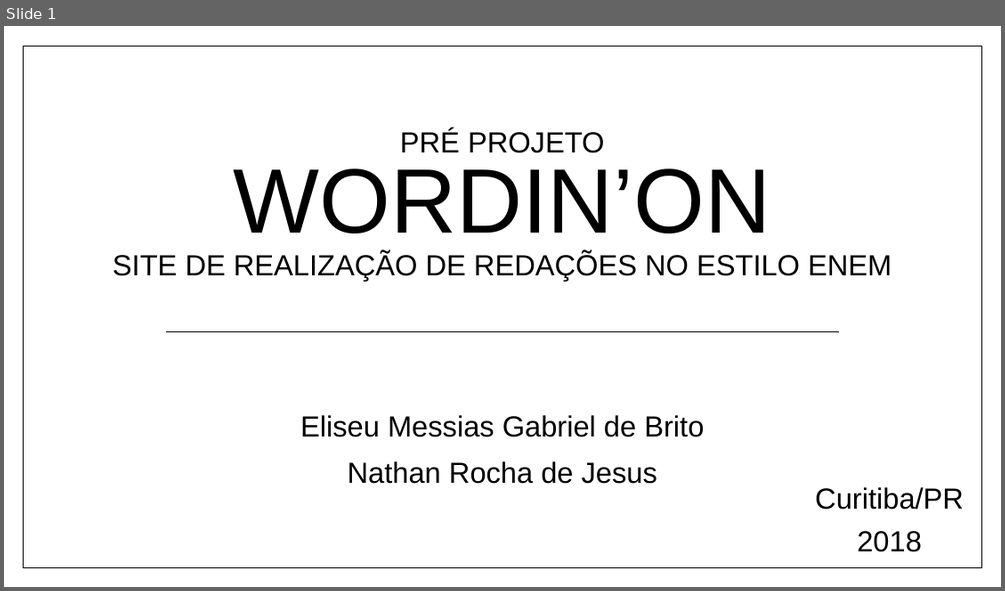
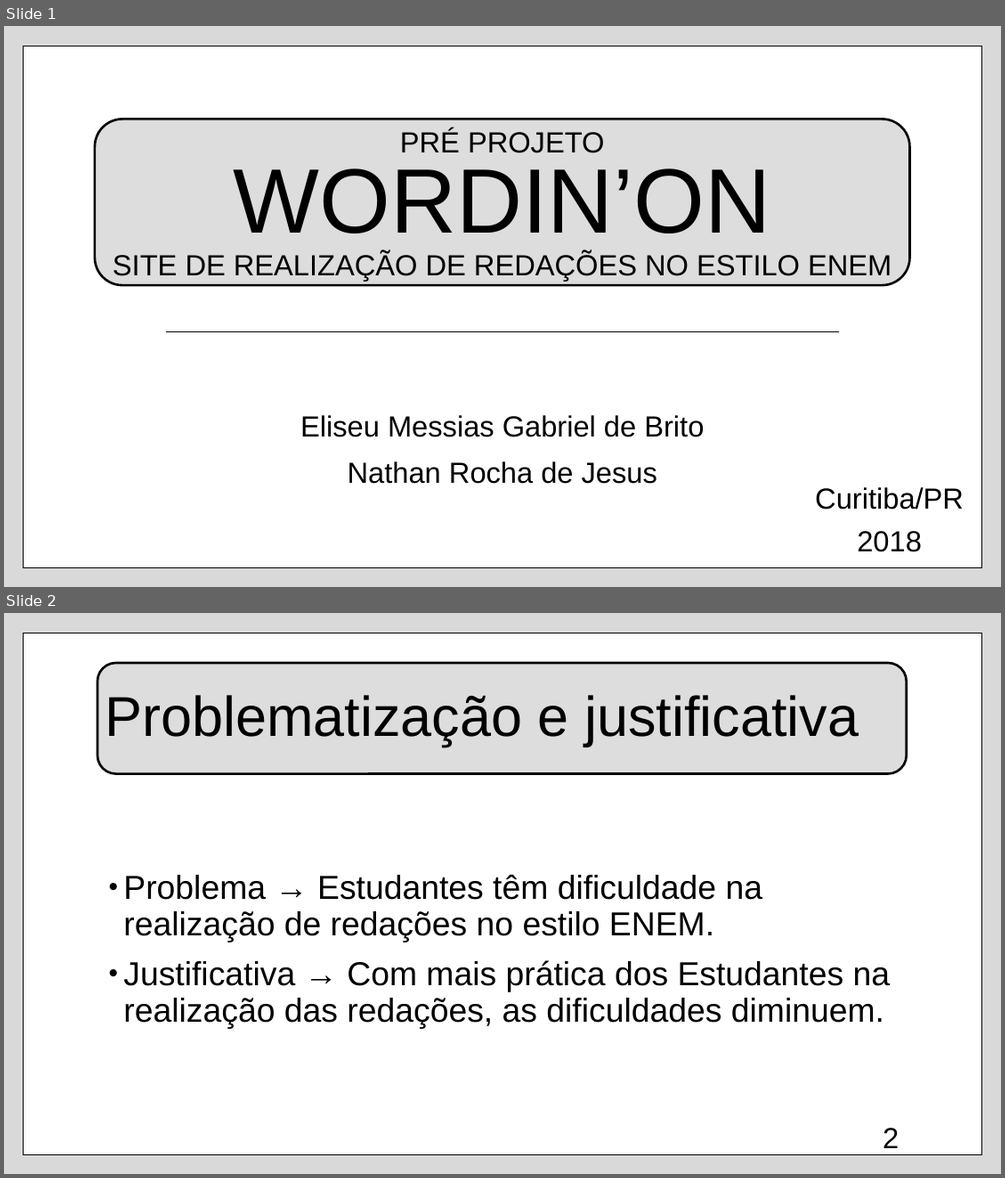
Before and after one commit to n4th4nrjesus/WordinOn, a slide deck: Apresentação Wordin'On.pptx. Shown one above the other, each under a label of ours: slide 1 before the commit, slides 1 and 2 after it. The pictures are 1005x591 and 1005x1178 pixels, drawn with LibreOffice and Linux fonts; fonts in the diff are those of the drawing. Boxes give left, top, right and bottom in pixels: in the first picture for what was removed or moved away, otherwise in the second. Text is boxed around its words. In the diff, an @@ line names an element or a change of style, - is before the commit and + after.

```diff
--- a/Apresentação Wordin'On.pptx
+++ b/Apresentação Wordin'On.pptx
@@ slide 2 added at bbox=[4, 613, 1001, 1174], background #DADADA; not listed: 1 template element that a slide beside it also shows @@
@@ rounded rectangle added at bbox=[97, 663, 906, 774], fill #DDDDDD, outline #000000 2.25 pt @@
@@ title added at bbox=[105, 695, 858, 747], 54 pt, text #000000 @@
+Problematização e justificativa
@@ text added at bbox=[123, 874, 890, 1028], 32 pt, text #000000 @@
+• Problema → Estudantes têm dificuldade na realização de redações no estilo ENEM.
+• Justificativa → Com mais prática dos Estudantes na realização das redações, as dificuldades diminuem.
@@ page number added at bbox=[882, 1127, 898, 1148], 28 pt, text #000000 @@
+2
@@ slide 1 changed as well @@
@@ background #FFFFFF to #DADADA @@
@@ rounded rectangle added at bbox=[95, 119, 909, 285], fill #DDDDDD, outline #000000 2.25 pt @@
```
Also in this commit, not shown: 1 other slide changed, 5 other slides added.
